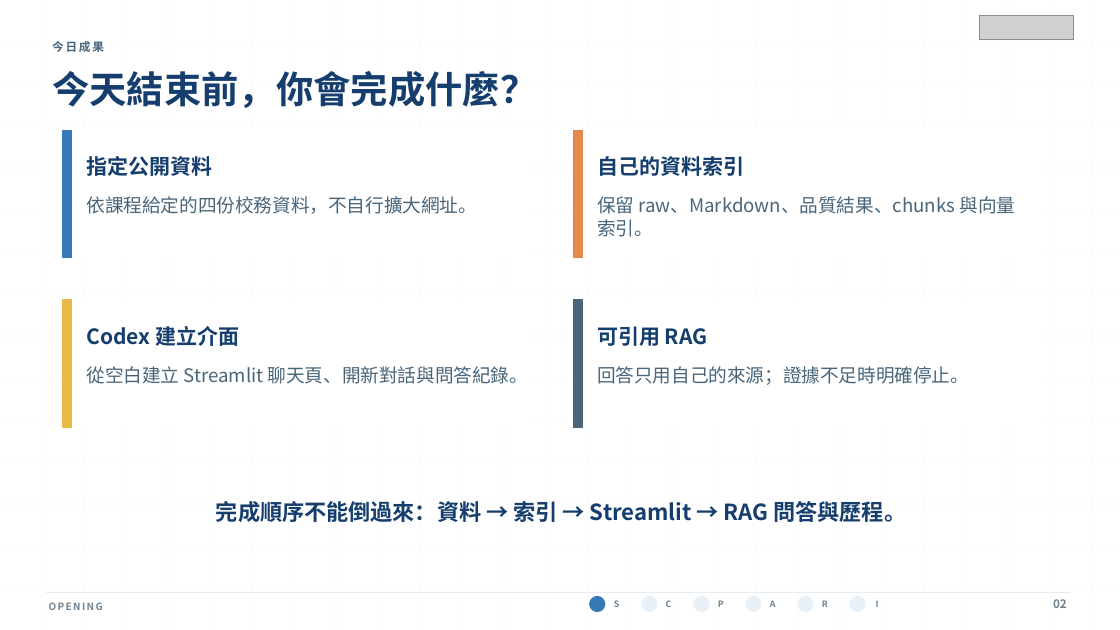
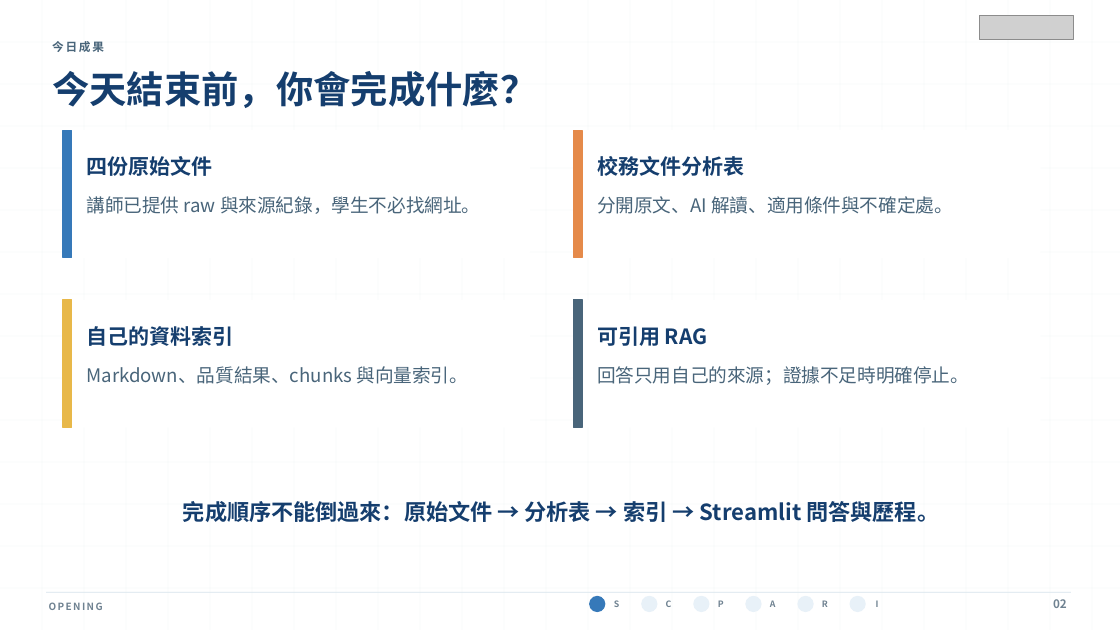
Before and after one commit to MEDA-TW/20260803-Workshop, a slide deck: slide 2 of course/day-03/instructor/slides/day-03-generative-ai-text-analysis.pptx. Drawn at 1120x630 pixels with LibreOffice and Linux fonts; fonts in the diff are those of the drawing; grey boxes stand for pictures. Boxes give left, top, right and bottom in pixels: in the first picture for what was removed or moved away, otherwise in the second. Text is boxed around its words. In the diff, an @@ line names an element or a change of style, - is before the commit and + after.

```diff
--- a/course/day-03/instructor/slides/day-03-generative-ai-text-analysis.pptx
+++ b/course/day-03/instructor/slides/day-03-generative-ai-text-analysis.pptx
@@ text at [86,156,212,176]: text changed @@
-指定公開資料
+四份原始文件
@@ text at [597,156,744,176]: text changed @@
-自己的資料索引
+校務文件分析表
@@ text at [86,196,480,214]: text changed @@
-依課程給定的四份校務資料，不自行擴大網址。
+講師已提供 raw 與來源紀錄，學生不必找網址。
@@ text at [597,196,953,214]: text changed @@
-保留 raw、Markdown、品質結果、chunks 與向量索引。
+分開原文、AI 解讀、適用條件與不確定處。
@@ text at [86,326,233,346]: text changed @@
-Codex 建立介面
+自己的資料索引
@@ text at [86,366,469,384]: text changed @@
-從空白建立 Streamlit 聊天頁、開新對話與問答紀錄。
+Markdown、品質結果、chunks 與向量索引。
@@ text at [183,501,939,522]: text changed @@
-完成順序不能倒過來：資料 → 索引 → Streamlit → RAG 問答與歷程。
+完成順序不能倒過來：原始文件 → 分析表 → 索引 → Streamlit 問答與歷程。
```
Also in this commit, not shown: 10 other slides changed, 27 other files.
